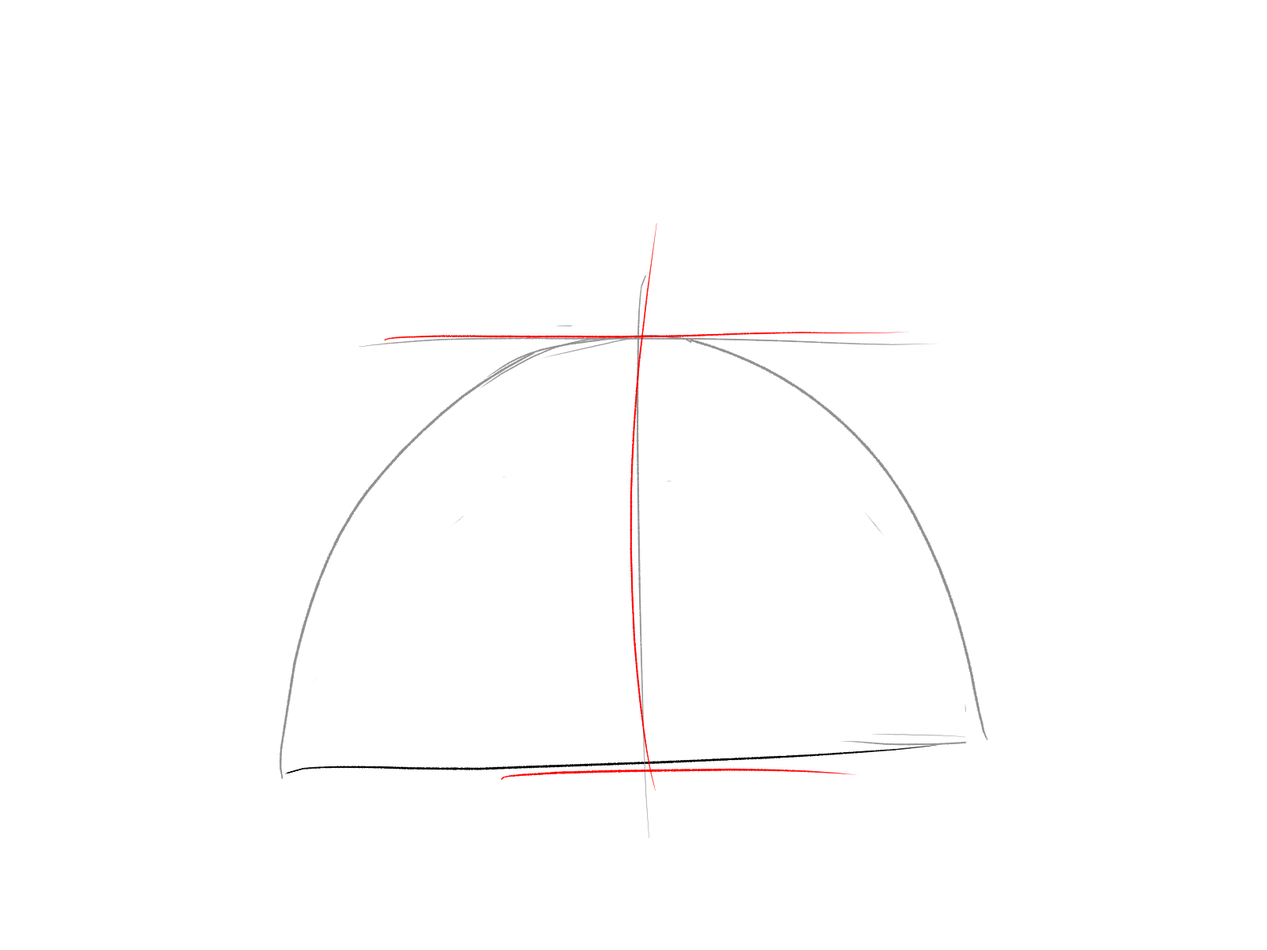
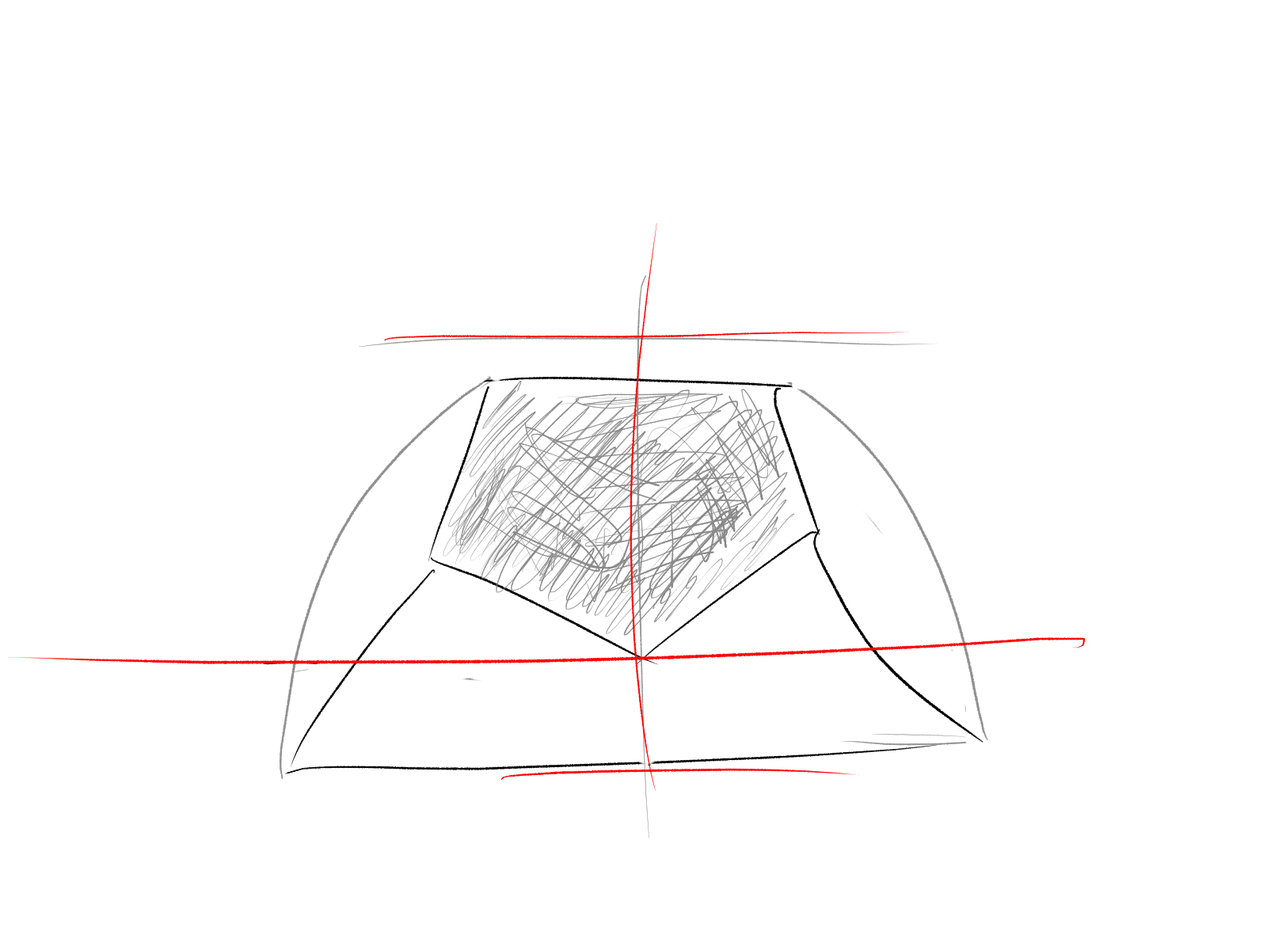
Layer changes from the first w=1267, h=950 image to the second:
painted on "Layer 3" over [left=4, top=325, right=1086, bottom=768]
painted on "Layer 2" over [left=253, top=325, right=1065, bottom=768]
